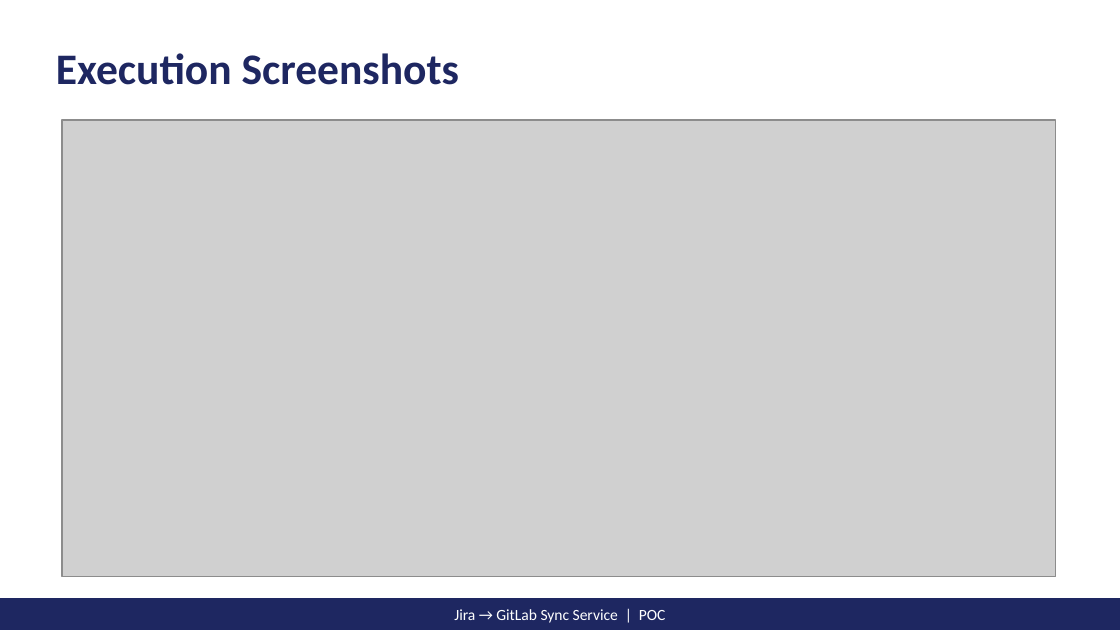
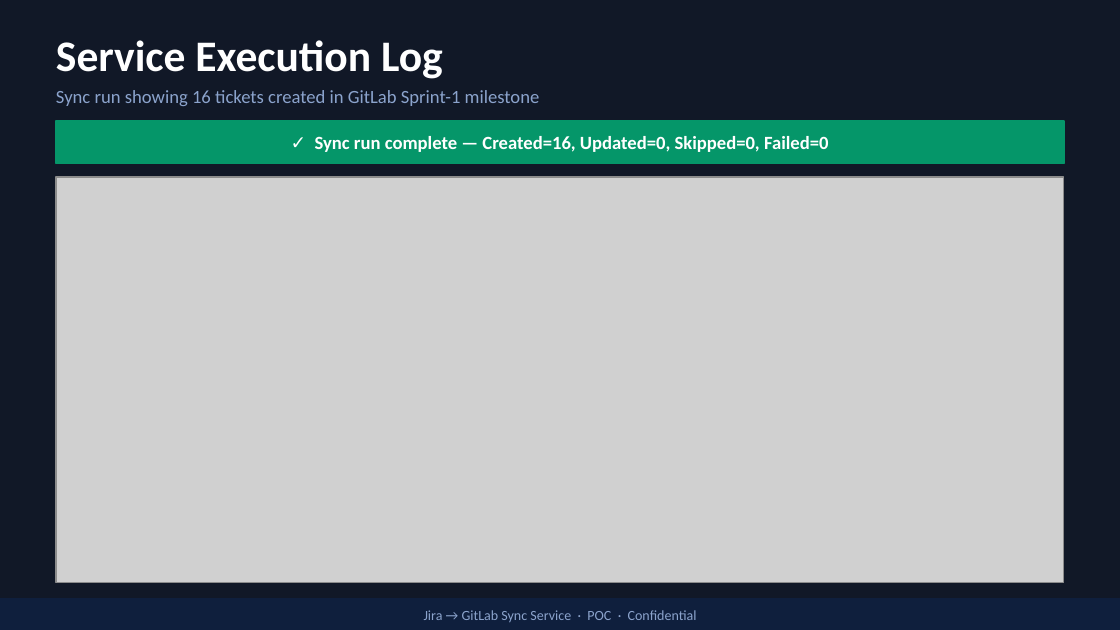
Before and after one commit to raghusingh/Jira_to_Gitlab_Backlog_Movement, a slide deck: slide 7 of JiraGitLabSync_POC.pptx. Drawn at 1120x630 pixels with LibreOffice and Linux fonts; fonts in the diff are those of the drawing; grey boxes stand for pictures. Boxes give left, top, right and bottom in pixels: in the first picture for what was removed or moved away, otherwise in the second. Text is boxed around its words. In the diff, an @@ line names an element or a change of style, - is before the commit and + after.

```diff
--- a/JiraGitLabSync_POC.pptx
+++ b/JiraGitLabSync_POC.pptx
@@ background #FFFFFF to #111827 @@
@@ text at (56,40,443,79): text changed; text colour #1E2761 to #FFFFFF @@
-Execution Screenshots
+Service Execution Log
@@ text added at (56,90,540,106), 12 pt, text #8BA3CC @@
+Sync run showing 16 tickets created in GitLab Sprint-1 milestone
@@ rectangle added at (56,121,1064,164), fill #059669, outline #059669 1 pt @@
@@ text added at (315,136,829,152), 12 pt, text #FFFFFF, bold @@
+✓ Sync run complete — Created=16, Updated=0, Skipped=0, Failed=0
@@ picture: place and size @@
-picture at (62,120,1055,577)
+picture at (56,177,1064,582)
@@ rectangle at (0,599,1120,630): fill #1E2761 to #0F1F3D; outline #1E2761 1 pt to #0F1F3D 1 pt @@
@@ text at (424,610,697,622): text changed; size 10 to 9 pt; text colour #FFFFFF to #8BA3CC @@
-Jira → GitLab Sync Service | POC
+Jira → GitLab Sync Service · POC · Confidential
```
Also in this commit, not shown: 9 other slides changed, 2 slides added, 1 slide removed, 2 other files.
